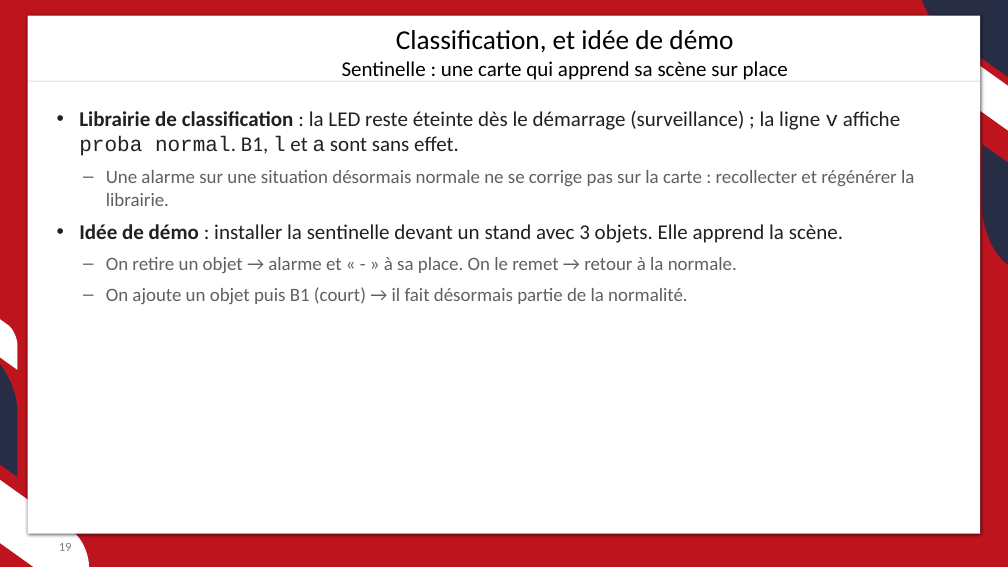
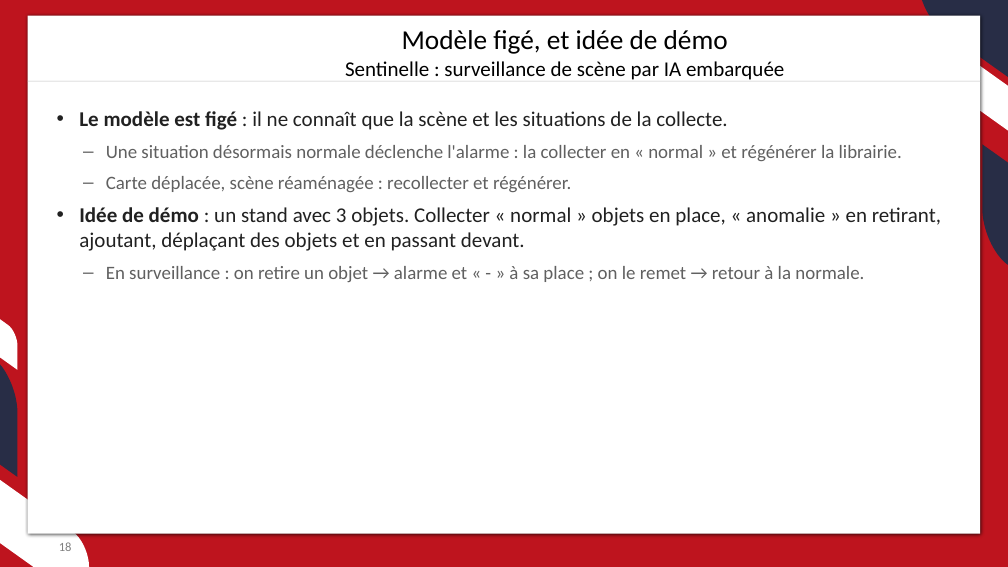
Before and after one commit to JC-Toussaint/ST_Phelma_Hackathon, a slide deck: slide 18 of sentinelle/sentinelle.pptx (slide 19 before the commit). Drawn at 1008x567 pixels with LibreOffice and Linux fonts; fonts in the diff are those of the drawing; background and template pictures are left out. Boxes give left, top, right and bottom in pixels: in the first picture for what was removed or moved away, otherwise in the second. Text is boxed around its words. In the diff, an @@ line names an element or a change of style, - is before the commit and + after.

```diff
--- a/sentinelle/sentinelle.pptx
+++ b/sentinelle/sentinelle.pptx
@@ text at [345,30,784,80]: text changed @@
-Classification, et idée de démo
-Sentinelle : une carte qui apprend sa scène sur place
+Modèle figé, et idée de démo
+Sentinelle : surveillance de scène par IA embarquée
@@ text at [79,111,941,282]: text changed @@
-• Librairie de classification : la LED reste éteinte dès le démarrage (surveillance) ; la ligne v affiche proba normal. B1, l et a sont sans effet.
-– Une alarme sur une situation désormais normale ne se corrige pas sur la carte : recollecter et régénérer la librairie.
-• Idée de démo : installer la sentinelle devant un stand avec 3 objets. Elle apprend la scène.
-– On retire un objet → alarme et « - » à sa place. On le remet → retour à la normale.
-– On ajoute un objet puis B1 (court) → il fait désormais partie de la normalité.
+• Le modèle est figé : il ne connaît que la scène et les situations de la collecte.
+– Une situation désormais normale déclenche l'alarme : la collecter en « normal » et régénérer la librairie.
+– Carte déplacée, scène réaménagée : recollecter et régénérer.
+• Idée de démo : un stand avec 3 objets. Collecter « normal » objets en place, « anomalie » en retirant, ajoutant, déplaçant des objets et en passant devant.
+– En surveillance : on retire un objet → alarme et « - » à sa place ; on le remet → retour à la normale.
```
Also in this commit, not shown: 20 other slides changed, 1 slide added, 1 slide removed, 8 other files.
